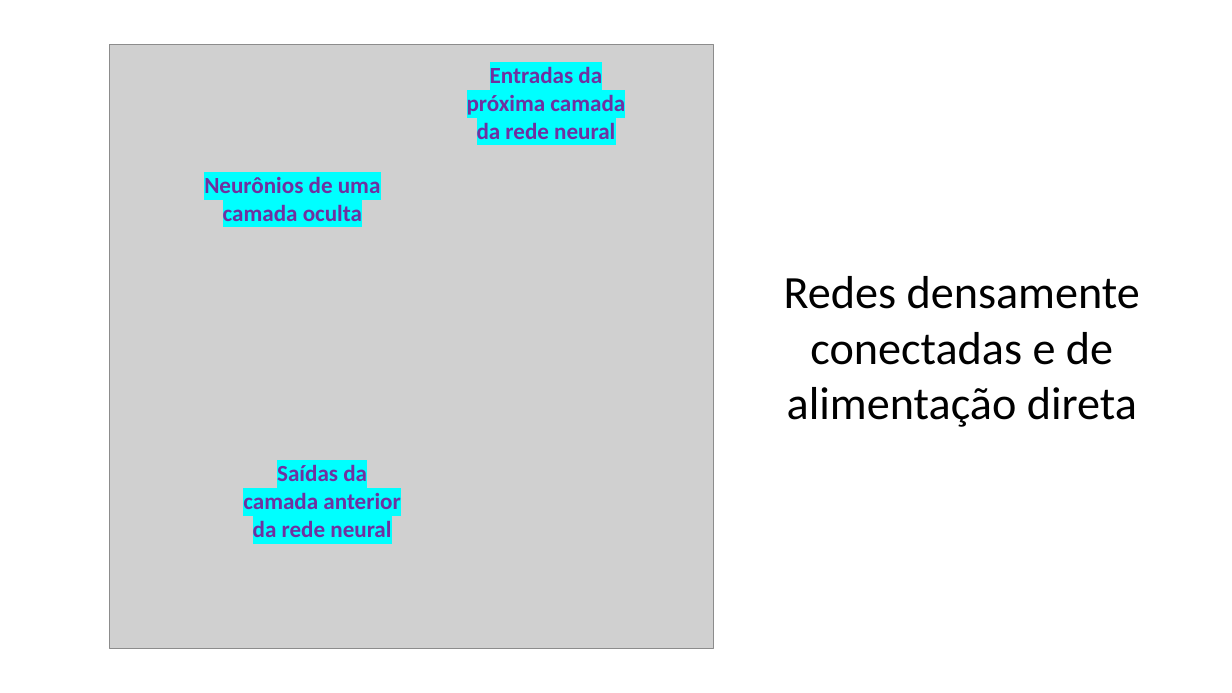
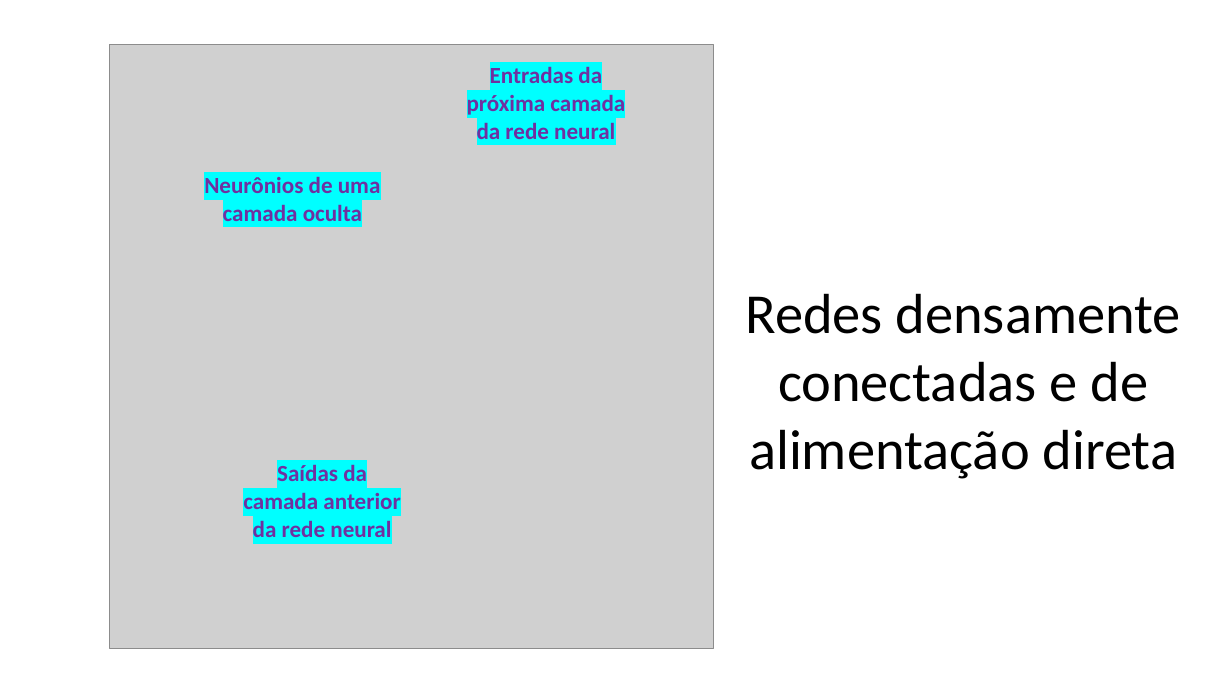
Before and after one commit to zz4fap/c24_inteligencia_artificial, a slide deck: slide 24 of slides/C24_MLP.pptx. Drawn at 1232x693 pixels with LibreOffice and Linux fonts; fonts in the diff are those of the drawing; grey boxes stand for pictures. Boxes give left, top, right and bottom in pixels: in the first picture for what was removed or moved away, otherwise in the second. Text is boxed around its words. In the diff, an @@ line names an element or a change of style, - is before the commit and + after.

```diff
--- a/slides/C24_MLP.pptx
+++ b/slides/C24_MLP.pptx
@@ text "Redes densamente conectadas e de ...": place and size @@
-text "Redes densamente conectadas e de ..." at <box>784,276,1140,427</box>
+text "Redes densamente conectadas e de ..." at <box>745,293,1181,479</box>
@@ text "Redes densamente conectadas e de ..." at <box>745,293,1181,479</box>: size 36 to 44 pt @@
```
Also in this commit, not shown: 5 other slides changed.
